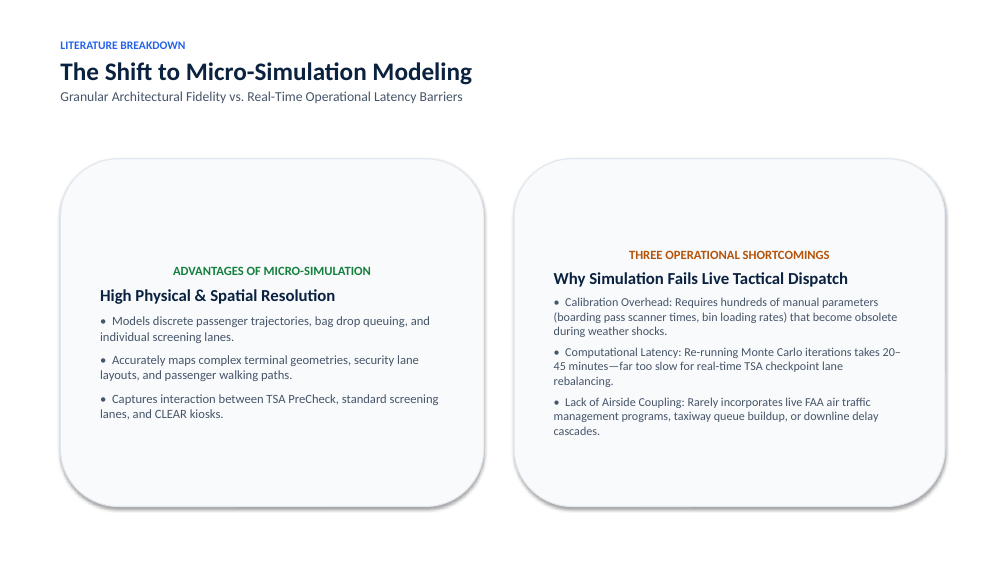
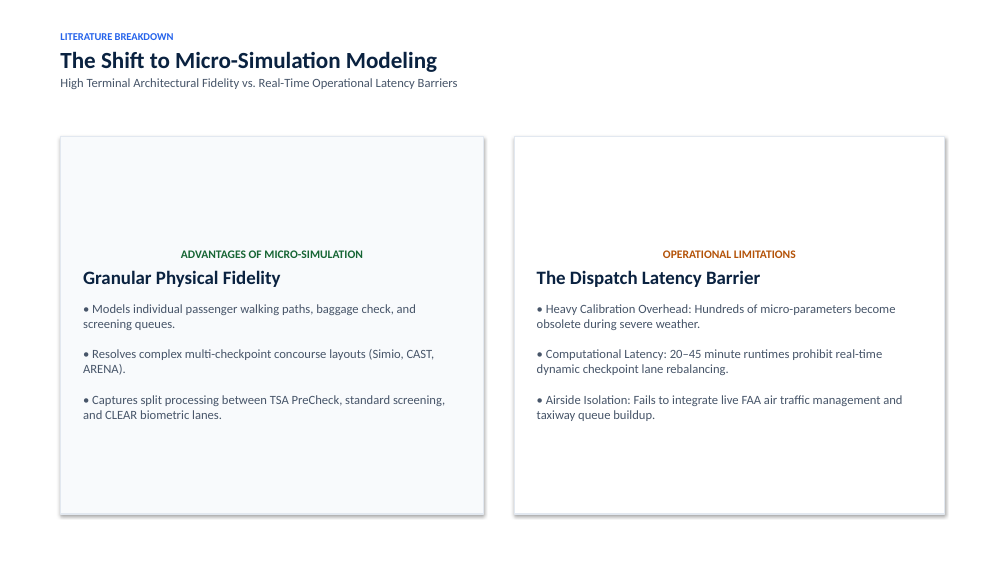
Before and after one commit to leila-gleich/final-thesis, a slide deck: slide 11 of Recommended-Thesis-Defense-Deck.pptx. Drawn at 1008x567 pixels with LibreOffice and Linux fonts; fonts in the diff are those of the drawing. Boxes give left, top, right and bottom in pixels: in the first picture for what was removed or moved away, otherwise in the second. Text is boxed around its words. In the diff, an @@ line names an element or a change of style, - is before the commit and + after.

Commit message:
refactor(presentation): redesign recommended deck with embedded publication figures, SmartArt process flows, and centered formulas

```diff
--- a/Recommended-Thesis-Defense-Deck.pptx
+++ b/Recommended-Thesis-Defense-Deck.pptx
@@ text at (x1=60, y1=33, x2=437, y2=72): size 11 to 10 pt in "LITERATURE BREAKDOWN"; size 24 to 22 pt in "The Shift to Micro-Simulation Modeling"; less space between paragraphs @@
@@ text "LITERATURE BREAKDOWN" moved from (x1=60, y1=41, x2=472, y2=103) to (x1=60, y1=33, x2=458, y2=89) @@
@@ text at (x1=60, y1=78, x2=458, y2=89): text changed; size 13 to 12 pt @@
-Granular Architectural Fidelity vs. Real-Time Operational Latency Barriers
+High Terminal Architectural Fidelity vs. Real-Time Operational Latency Barriers
@@ rectangle "ADVANTAGES OF MICRO-SIMULATION" resized from (x1=60, y1=159, x2=484, y2=507) to (x1=60, y1=136, x2=484, y2=514) @@
@@ rectangle "ADVANTAGES OF MICRO-SIMULATION" at (x1=60, y1=136, x2=484, y2=514): rounded rectangle to rectangle @@
@@ rectangle "OPERATIONAL LIMITATIONS" resized from (x1=514, y1=159, x2=945, y2=507) to (x1=514, y1=136, x2=945, y2=514) @@
@@ rectangle "OPERATIONAL LIMITATIONS" at (x1=514, y1=136, x2=945, y2=514): rounded rectangle to rectangle; fill #F8FAFC to #FFFFFF @@
@@ text in rectangle at (x1=181, y1=250, x2=363, y2=258): size 12 to 11 pt, text colour #15803D to #166534 in "ADVANTAGES OF MICRO-SIMULATION" @@
@@ text in rectangle at (x1=537, y1=250, x2=902, y2=421): text changed; size 11.5 to 12 pt @@
-THREE OPERATIONAL SHORTCOMINGS
-Why Simulation Fails Live Tactical Dispatch
-• Calibration Overhead: Requires hundreds of manual parameters (boarding pass scanner times, bin loading rates) that become obsolete during weather shocks.
-• Computational Latency: Re-running Monte Carlo iterations takes 20–45 minutes—far too slow for real-time TSA checkpoint lane rebalancing.
-• Lack of Airside Coupling: Rarely incorporates live FAA air traffic management programs, taxiway queue buildup, or downline delay cascades.
+OPERATIONAL LIMITATIONS
+The Dispatch Latency Barrier
+• Heavy Calibration Overhead: Hundreds of micro-parameters become obsolete during severe weather.
+• Computational Latency: 20–45 minute runtimes prohibit real-time dynamic checkpoint lane rebalancing.
+• Airside Isolation: Fails to integrate live FAA air traffic management and taxiway queue buildup.
@@ text in rectangle at (x1=83, y1=270, x2=445, y2=419): text changed @@
-High Physical & Spatial Resolution
-• Models discrete passenger trajectories, bag drop queuing, and individual screening lanes.
-• Accurately maps complex terminal geometries, security lane layouts, and passenger walking paths.
-• Captures interaction between TSA PreCheck, standard screening lanes, and CLEAR kiosks.
+Granular Physical Fidelity
+• Models individual passenger walking paths, baggage check, and screening queues.
+• Resolves complex multi-checkpoint concourse layouts (Simio, CAST, ARENA).
+• Captures split processing between TSA PreCheck, standard screening, and CLEAR biometric lanes.
```
Also in this commit, not shown: 23 other slides changed, 8 slides added, 8 slides removed, 2 other files.
